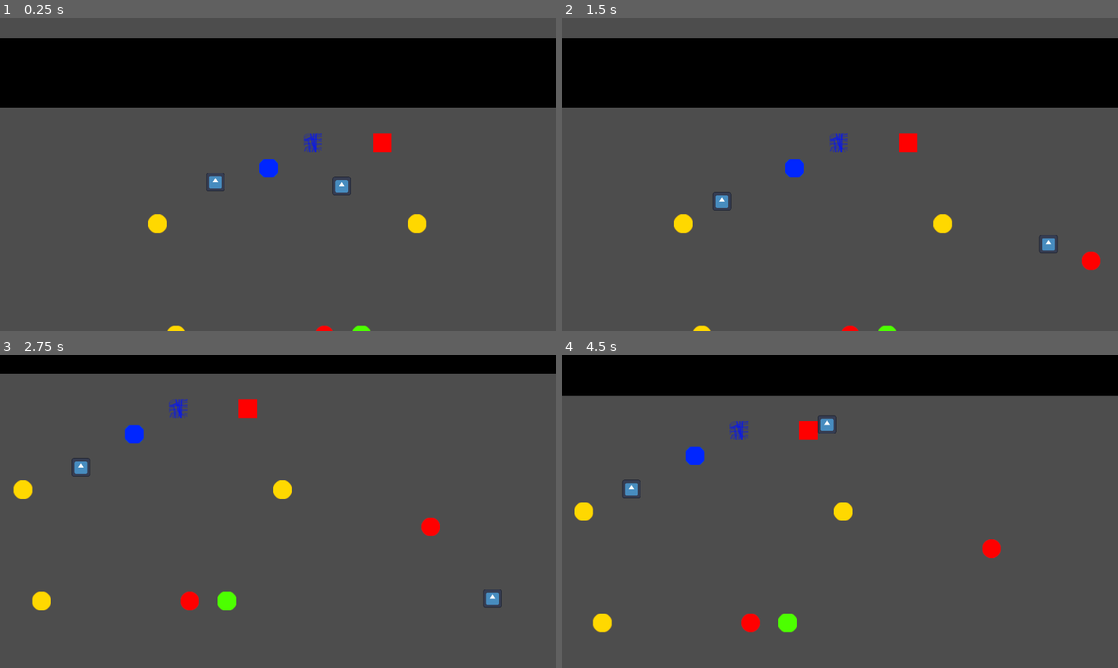
Above: before the commit, frames 1-4 (two rows, left to right).
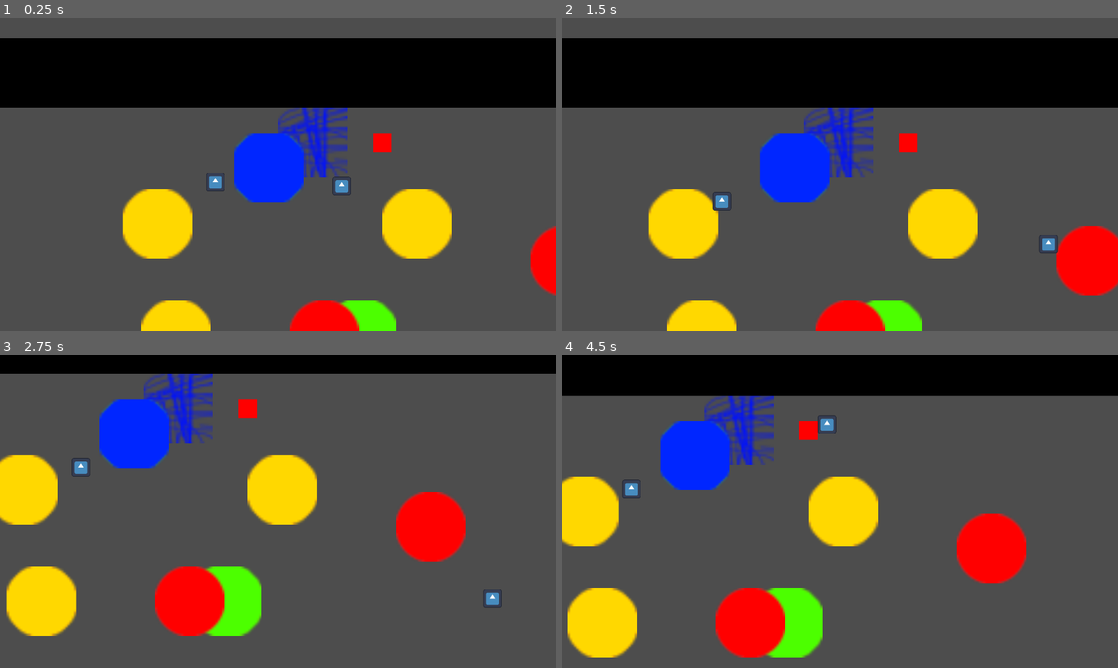
Above: after the commit, the same moments.

Repository: skycatminepokie/hackusu-25
Game: Godot game, scene res://Scenes/Levels/level3.tscn
Two runs of this game, one before a commit and one after it. Both use one fixed random seed, a clock stepped at 60 frames per second and the inputs below. This scene is started directly instead of the project's main scene. The engine's default icon, where the game draws it, is replaced by a stand-in: a white triangle on a blue panel in a dark square.
Inputs:
- Up to frame 1 (0.25 s): no input
- Up to frame 2 (1.5 s): tap Enter at 0.5 s; hold D (Right) 0.53-1.28 s; tap K (Down2) at 0.6 s; hold S (Down) from 1.28 s (still down); tap J (Left2) at 1.35 s
- Up to frame 3 (2.75 s): release S (Down) at 2.03 s; hold D (Right) from 2.03 s (still down); tap L (Right2) at 2.1 s
- Up to frame 4 (4.5 s): release D (Right) at 2.78 s; hold W (Up) 2.78-3.53 s; tap I (Up2) at 2.85 s; hold A (Left) from 3.53 s (still down); tap K (Down2) at 3.6 s; tap J (Left2) at 4.35 s

The runs differ from the first frame. In frame 1, 12% of the frame differs, in the area x 22-100%, y 28-100%; in frame 2, 13%; in frame 3, 16%, in the area x 0-84%, y 6-90%; in frame 4, 16%.

Commit message:
fixed up some tiles

Diff:
--- a/Scenes/Buttons/blueButton.tscn
+++ b/Scenes/Buttons/blueButton.tscn
@@ -3,11 +3,13 @@
 [ext_resource type="Texture2D" uid="uid://cdwec2mdq4a27" path="res://Assets/Buttons/blueButton.png" id="1_rij6l"]
 
 [sub_resource type="RectangleShape2D" id="RectangleShape2D_l3e0r"]
-size = Vector2(32, 32)
+size = Vector2(120, 120)
 
 [node name="Button" type="Node2D"]
 
 [node name="Sprite2D" type="Sprite2D" parent="."]
+position = Vector2(-1.90735e-06, -0.500002)
+scale = Vector2(3.75, 3.71875)
 texture = ExtResource("1_rij6l")
 
 [node name="Area2D" type="Area2D" parent="."]
--- a/Scenes/Buttons/greenButton.tscn
+++ b/Scenes/Buttons/greenButton.tscn
@@ -3,11 +3,13 @@
 [ext_resource type="Texture2D" uid="uid://dsaentlurmg0v" path="res://Assets/Buttons/greenButton.png" id="1_oixdk"]
 
 [sub_resource type="RectangleShape2D" id="RectangleShape2D_l3e0r"]
-size = Vector2(32, 32)
+size = Vector2(120, 120)
 
 [node name="Button" type="Node2D"]
 
 [node name="Sprite2D" type="Sprite2D" parent="."]
+position = Vector2(-1.90735e-06, -1.90735e-06)
+scale = Vector2(3.75, 3.75)
 texture = ExtResource("1_oixdk")
 
 [node name="Area2D" type="Area2D" parent="."]
--- a/Scenes/Buttons/redButton.tscn
+++ b/Scenes/Buttons/redButton.tscn
@@ -3,11 +3,13 @@
 [ext_resource type="Texture2D" uid="uid://ce6y10wchs25y" path="res://Assets/Buttons/RedButton.png" id="1_8kryt"]
 
 [sub_resource type="RectangleShape2D" id="RectangleShape2D_l3e0r"]
-size = Vector2(32, 32)
+size = Vector2(120, 120)
 
 [node name="Button" type="Node2D"]
 
 [node name="Sprite2D" type="Sprite2D" parent="."]
+position = Vector2(-1.90735e-06, -1.90735e-06)
+scale = Vector2(3.75, 3.75)
 texture = ExtResource("1_8kryt")
 
 [node name="Area2D" type="Area2D" parent="."]
--- a/Scenes/Buttons/yellowButton.tscn
+++ b/Scenes/Buttons/yellowButton.tscn
@@ -3,11 +3,13 @@
 [ext_resource type="Texture2D" uid="uid://bd2ru5xvq0rpl" path="res://Assets/Buttons/yellowButton.png" id="1_ltmn6"]
 
 [sub_resource type="RectangleShape2D" id="RectangleShape2D_l3e0r"]
-size = Vector2(32, 32)
+size = Vector2(120, 120)
 
 [node name="Button" type="Node2D"]
 
 [node name="Sprite2D" type="Sprite2D" parent="."]
+position = Vector2(-1.90735e-06, -1.90735e-06)
+scale = Vector2(3.75, 3.75)
 texture = ExtResource("1_ltmn6")
 
 [node name="Area2D" type="Area2D" parent="."]
--- a/Scenes/Paths/bluePath.tscn
+++ b/Scenes/Paths/bluePath.tscn
@@ -3,11 +3,13 @@
 [ext_resource type="Texture2D" uid="uid://doivbv275k54y" path="res://Assets/BluePath.png" id="1_kvau5"]
 
 [sub_resource type="RectangleShape2D" id="RectangleShape2D_0g7bs"]
-size = Vector2(32, 32)
+size = Vector2(120, 120)
 
 [node name="Path" type="Node2D"]
 
 [node name="Sprite2D" type="Sprite2D" parent="."]
+position = Vector2(-1.90735e-06, -0.5)
+scale = Vector2(3.75, 3.78125)
 texture = ExtResource("1_kvau5")
 
 [node name="Area2D" type="Area2D" parent="."]
--- a/Scenes/Paths/greenPath.tscn
+++ b/Scenes/Paths/greenPath.tscn
@@ -3,11 +3,13 @@
 [ext_resource type="Texture2D" uid="uid://cg2haha86v2sq" path="res://Assets/greenPath.png" id="1_7rofr"]
 
 [sub_resource type="RectangleShape2D" id="RectangleShape2D_0g7bs"]
-size = Vector2(32, 32)
+size = Vector2(120, 120)
 
 [node name="Path" type="Node2D"]
 
 [node name="Sprite2D" type="Sprite2D" parent="."]
+position = Vector2(-1.90735e-06, 0.5)
+scale = Vector2(3.6875, 3.71875)
 texture = ExtResource("1_7rofr")
 
 [node name="Area2D" type="Area2D" parent="."]
--- a/Scenes/Paths/redPath.tscn
+++ b/Scenes/Paths/redPath.tscn
@@ -3,11 +3,13 @@
 [ext_resource type="Texture2D" uid="uid://dom34uv2udbpl" path="res://Assets/redPath.png" id="1_1hj1f"]
 
 [sub_resource type="RectangleShape2D" id="RectangleShape2D_0g7bs"]
-size = Vector2(32, 32)
+size = Vector2(120, 120)
 
 [node name="Path" type="Node2D"]
 
 [node name="Sprite2D" type="Sprite2D" parent="."]
+position = Vector2(-1.90735e-06, -1.90735e-06)
+scale = Vector2(3.75, 3.75)
 texture = ExtResource("1_1hj1f")
 
 [node name="Area2D" type="Area2D" parent="."]
--- a/Scenes/Paths/yellowPath.tscn
+++ b/Scenes/Paths/yellowPath.tscn
@@ -3,11 +3,13 @@
 [ext_resource type="Texture2D" uid="uid://idnxuxjw6guu" path="res://Assets/yellowPath.png" id="1_divuh"]
 
 [sub_resource type="RectangleShape2D" id="RectangleShape2D_0g7bs"]
-size = Vector2(32, 32)
+size = Vector2(120, 120)
 
 [node name="Path" type="Node2D"]
 
 [node name="Sprite2D" type="Sprite2D" parent="."]
+position = Vector2(-0.500002, -1.90735e-06)
+scale = Vector2(3.71875, 3.75)
 texture = ExtResource("1_divuh")
 
 [node name="Area2D" type="Area2D" parent="."]
--- a/Scripts/playermovement.gd
+++ b/Scripts/playermovement.gd
@@ -1,6 +1,5 @@
 extends CharacterBody2D
 
-@onready var label = $Label
 @onready var camera = $"../Camera2D"
 signal pushcamera(direction)
 func pushback(number,smallnumber,bignumber):
